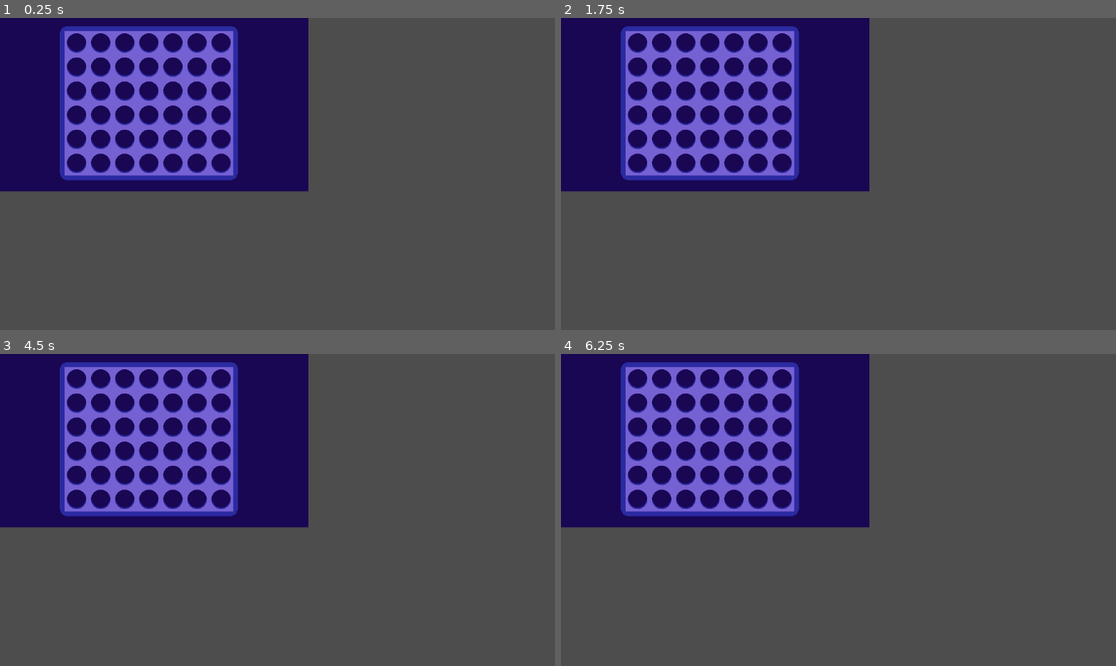
Above: before the commit, frames 1-4 (two rows, left to right).
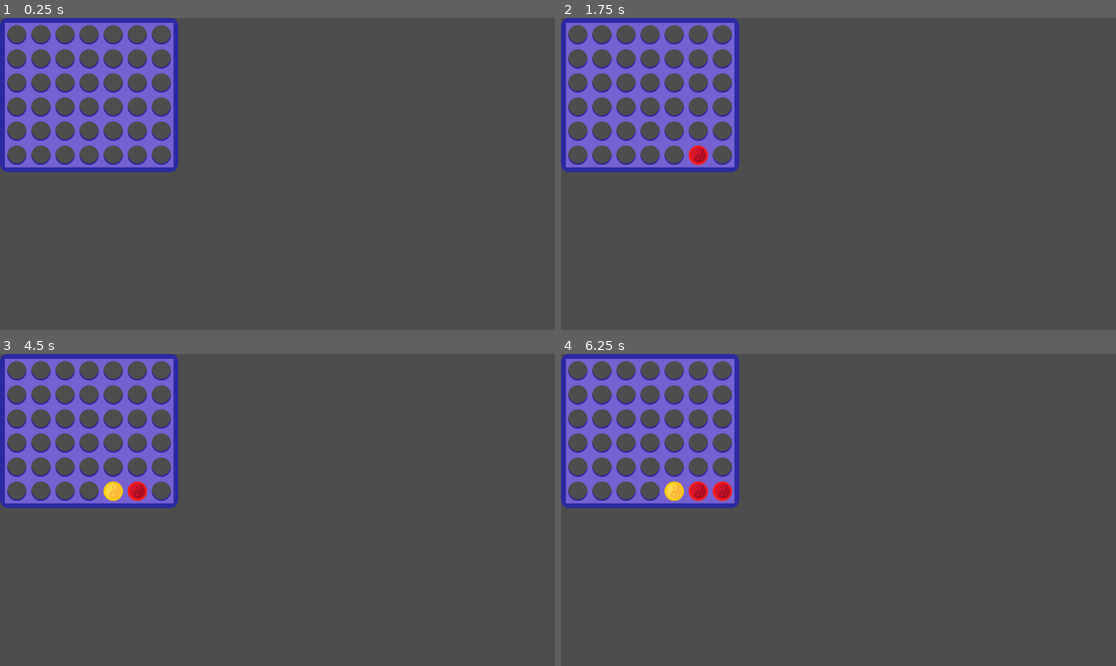
Above: after the commit, the same moments.

Repository: Ouvryyz/P2iGit
Game: Godot game, scene res://Grid/Scenes/Game/Game.tscn
The game is run twice, just before and just after one commit, with the same random seed, the same clock (stepped at 60 frames per second) and the same inputs. This scene is started directly instead of the project's main scene.
Inputs (mouse positions are in pixels of both pictures, inside the frame that each line leads up to):
- Up to frame 1 (0.25 s): no input
- Up to frame 2 (1.75 s): tap Enter at 0.5 s; move the mouse to (960, 158) at 0.52 s; press the mouse at (960, 158) at 0.53 s; hold D (move_right) 0.53-1.28 s; tap Space at 1.25 s; move the mouse to (727, 189) at 1.27 s; release the mouse at (727, 189) at 1.28 s; hold S (move_down) from 1.28 s (still down); tap Shift (Dash) at 1.35 s; click (727, 189) at 1.55 s
- Up to frame 3 (4.5 s): tap Enter at 2, 3.5 s; move the mouse to (333, 441) at 2.02 s; release S (move_down) at 2.03 s; press the mouse at (333, 441) at 2.03 s; hold D (move_right) 2.03-2.78 s; tap Space at 2.75, 4.25 s; move the mouse to (249, 572) at 2.77 s; release the mouse at (249, 572) at 2.78 s; hold W (move_up) 2.78-3.53 s; click (249, 572) at 2.85 s; move the mouse to (444, 556) at 3.52 s; press the mouse at (444, 556) at 3.53 s; hold A (move_left) from 3.53 s (still down); tap Shift (Dash) at 3.6 s; move the mouse to (111, 463) at 4.27 s; release the mouse at (111, 463) at 4.28 s; click (111, 463) at 4.35 s
- Up to frame 4 (6.25 s): move the mouse to (866, 510) at 5.02 s; release A (move_left) at 5.03 s; press the mouse at (866, 510) at 5.03 s; hold S (move_down) 5.03-5.78 s; move the mouse to (755, 432) at 5.77 s; release the mouse at (755, 432) at 5.78 s; hold D (move_right) from 5.78 s (still down); tap Shift (Dash) at 5.85 s; click (755, 432) at 6.05 s

The runs differ from the first frame. In frame 1, 30% of the frame differs, in the area x 0-56%, y 0-56%; in frame 2, 30%; in frame 3, 30%; in frame 4, 30%.
Error before the commit: Invalid access of index '8' on a base object of type: 'Array'. (res://Grid/Scenes/Game/game.gd:28)

Commit message:
Puissance 4 colonne décaler

Diff:
--- a/Grid/Scenes/Game/Game.tscn
+++ b/Grid/Scenes/Game/Game.tscn
@@ -1,25 +1,164 @@
-[gd_scene load_steps=6 format=3 uid="uid://d0bw0krvephcd"]
+[gd_scene load_steps=4 format=3 uid="uid://d0bw0krvephcd"]
 
 [ext_resource type="Script" path="res://Grid/Scenes/Game/game.gd" id="1_8g0fq"]
-[ext_resource type="Texture2D" uid="uid://cgaharimrb3ls" path="res://Grid/Sprites/Fond.webp" id="2_sv5pt"]
-[ext_resource type="Texture2D" uid="uid://eys45rqbtcig" path="res://Grid/Sprites/Grille.png" id="3_pqxpt"]
-[ext_resource type="Script" path="res://Grid/Scenes/Game/Logic.gd" id="4_gwdsm"]
-[ext_resource type="Script" path="res://Grid/Scenes/Game/Token.gd" id="4_uuk25"]
+[ext_resource type="PackedScene" uid="uid://dnuke6tg3cgnv" path="res://Grid/Scenes/Grid/Grid.tscn" id="2_48of4"]
+[ext_resource type="PackedScene" uid="uid://b2c2mja0nco7k" path="res://Grid/Scenes/SpawnCoin/SpawnCoin.tscn" id="3_saq3m"]
 
 [node name="Game" type="Node2D"]
 script = ExtResource("1_8g0fq")
 
-[node name="Fond" type="Sprite2D" parent="."]
-position = Vector2(320, 180)
-texture = ExtResource("2_sv5pt")
+[node name="Grid" parent="." instance=ExtResource("2_48of4")]
 
-[node name="Grid" type="Sprite2D" parent="."]
-texture_filter = 1
-position = Vector2(309, 177)
-texture = ExtResource("3_pqxpt")
-script = ExtResource("4_uuk25")
+[node name="SpawnCoin" parent="." instance=ExtResource("3_saq3m")]
+visible = false
 
-[node name="TokenContainer" type="Node2D" parent="."]
+[node name="Cells" type="Node2D" parent="."]
 
-[node name="Logic" type="Node2D" parent="."]
-script = ExtResource("4_gwdsm")
+[node name="cell_5_6" type="Marker2D" parent="Cells"]
+position = Vector2(335, 284)
+
+[node name="cell_5_5" type="Marker2D" parent="Cells"]
+position = Vector2(285, 284)
+
+[node name="cell_5_4" type="Marker2D" parent="Cells"]
+position = Vector2(235, 284)
+
+[node name="cell_5_3" type="Marker2D" parent="Cells"]
+position = Vector2(185, 284)
+
+[node name="cell_5_2" type="Marker2D" parent="Cells"]
+position = Vector2(135, 284)
+
+[node name="cell_5_1" type="Marker2D" parent="Cells"]
+position = Vector2(85, 284)
+
+[node name="cell_5_0" type="Marker2D" parent="Cells"]
+position = Vector2(35, 285)
+
+[node name="cell_4_6" type="Marker2D" parent="Cells"]
+position = Vector2(335, 234)
+
+[node name="cell_4_5" type="Marker2D" parent="Cells"]
+position = Vector2(285, 234)
+
+[node name="cell_4_4" type="Marker2D" parent="Cells"]
+position = Vector2(235, 234)
+
+[node name="cell_4_3" type="Marker2D" parent="Cells"]
+position = Vector2(185, 234)
+
+[node name="cell_4_2" type="Marker2D" parent="Cells"]
+position = Vector2(135, 234)
+
+[node name="cell_4_1" type="Marker2D" parent="Cells"]
+position = Vector2(85, 234)
+
+[node name="cell_4_0" type="Marker2D" parent="Cells"]
+position = Vector2(35, 235)
+
+[node name="cell_3_6" type="Marker2D" parent="Cells"]
+position = Vector2(335, 184)
+
+[node name="cell_3_5" type="Marker2D" parent="Cells"]
+position = Vector2(285, 184)
+
+[node name="cell_3_4" type="Marker2D" parent="Cells"]
+position = Vector2(235, 184)
+
+[node name="cell_3_3" type="Marker2D" parent="Cells"]
+position = Vector2(185, 184)
+
+[node name="cell_3_2" type="Marker2D" parent="Cells"]
+position = Vector2(135, 184)
+
+[node name="cell_3_1" type="Marker2D" parent="Cells"]
+position = Vector2(85, 184)
+
+[node name="cell_3_0" type="Marker2D" parent="Cells"]
+position = Vector2(35, 185)
+
+[node name="cell_2_6" type="Marker2D" parent="Cells"]
+position = Vector2(335, 136)
+
+[node name="cell_2_5" type="Marker2D" parent="Cells"]
+position = Vector2(285, 135)
+
+[node name="cell_2_4" type="Marker2D" parent="Cells"]
+position = Vector2(235, 135)
+
+[node name="cell_2_3" type="Marker2D" parent="Cells"]
+position = Vector2(185, 134)
+
+[node name="cell_2_2" type="Marker2D" parent="Cells"]
+position = Vector2(135, 135)
+
+[node name="cell_2_1" type="Marker2D" parent="Cells"]
+position = Vector2(85, 135)
+
+[node name="cell_2_0" type="Marker2D" parent="Cells"]
+position = Vector2(35, 135)
+
+[node name="cell_1_6" type="Marker2D" parent="Cells"]
+position = Vector2(335, 85)
+
+[node name="cell_1_5" type="Marker2D" parent="Cells"]
+position = Vector2(285, 85)
+
+[node name="cell_1_4" type="Marker2D" parent="Cells"]
+position = Vector2(235, 85)
+
+[node name="cell_1_3" type="Marker2D" parent="Cells"]
+position = Vector2(185, 85)
+
+[node name="cell_1_2" type="Marker2D" parent="Cells"]
+position = Vector2(135, 85)
+
+[node name="cell_1_1" type="Marker2D" parent="Cells"]
+position = Vector2(85, 85)
+
+[node name="cell_1_0" type="Marker2D" parent="Cells"]
+position = Vector2(35, 86)
+
+[node name="cell_0_6" type="Marker2D" parent="Cells"]
+position = Vector2(335, 35)
+
+[node name="cell_0_5" type="Marker2D" parent="Cells"]
+position = Vector2(285, 35)
+
+[node name="cell_0_4" type="Marker2D" parent="Cells"]
+position = Vector2(235, 35)
+
+[node name="cell_0_3" type="Marker2D" parent="Cells"]
+position = Vector2(185, 35)
+
+[node name="cell_0_2" type="Marker2D" parent="Cells"]
+position = Vector2(135, 35)
+
+[node name="cell_0_1" type="Marker2D" parent="Cells"]
+position = Vector2(85, 35)
+
+[node name="cell_0_0" type="Marker2D" parent="Cells"]
+position = Vector2(35, 35)
+
+[node name="Markers" type="Node2D" parent="."]
+
+[node name="Marker_0" type="Marker2D" parent="Markers"]
+position = Vector2(35, 0)
+
+[node name="Marker_1" type="Marker2D" parent="Markers"]
+position = Vector2(85, 0)
+
+[node name="Marker_2" type="Marker2D" parent="Markers"]
+position = Vector2(135, 0)
+
+[node name="Marker_3" type="Marker2D" parent="Markers"]
+position = Vector2(185, 0)
+
+[node name="Marker_4" type="Marker2D" parent="Markers"]
+position = Vector2(234, 0)
+
+[node name="Marker_5" type="Marker2D" parent="Markers"]
+position = Vector2(285, 0)
+
+[node name="Marker_6" type="Marker2D" parent="Markers"]
+position = Vector2(335, 0)
--- a/Grid/Scenes/Game/Logic.gd
+++ /dev/null
@@ -1,20 +0,0 @@
-extends Node
-
-const ROWS = 6
-const COLUMNS = 7
-
-func check_victory(row, col, player):
-	return check_direction(row, col, player, 1, 0) or  check_direction(row, col, player, 0, 1) or  check_direction(row, col, player, 1, 1) or  check_direction(row, col, player, 1, -1)
-
-func check_direction(row, col, player, dir_x, dir_y):
-	var count = 1
-	for i in [-1, 1]:  # Vérifie dans les deux directions
-		var r = row + dir_y * i
-		var c = col + dir_x * i
-		while r >= 0 and r < ROWS and c >= 0 and c < COLUMNS and get_parent().board[r][c] == player:
-			count += 1
-			if count == 4:
-				return true
-			r += dir_y * i
-			c += dir_x * i
-	return false
--- a/Grid/Scenes/Game/Token.gd
+++ /dev/null
@@ -1,5 +0,0 @@
-extends Sprite2D
-
-func drop(target_position):
-	var tween = get_tree().create_tween()
-	tween.tween_property(self, "position", target_position, 0.5).set_trans(Tween.TRANS_BOUNCE)
--- a/Grid/Scenes/Game/game.gd
+++ b/Grid/Scenes/Game/game.gd
@@ -1,40 +1,125 @@
 extends Node2D
 
-@export var red_token_scene: PackedScene
-@export var yellow_token_scene: PackedScene
+# Dimensions du plateau (modifiable)
+const COLS = 7
+const ROWS = 6
 
-const ROWS = 6
-const COLUMNS = 7
+# Plateau interne : 0 = vide, 1 = pièce rouge, 2 = pièce jaune
 var board = []
 var current_player = 1
 
+# Compteur de victoires pour chaque joueur
+var win_count = {1: 0, 2: 0}
+
+# Références aux nœuds (vérifiez que les chemins correspondent à votre scène)
+@onready var spawnCoin = $SpawnCoin    # Node contenant les fonctions de spawn (redspawn/yellowspawn)
+@onready var grid = $Grid              # Node de la grille (pour la position et dimensions)
+@onready var cells = $Cells            # Node regroupant tous les Marker2D
+
+# Dictionnaire qui associe "row_col" à la position globale de chaque cellule (Marker2D)
+var cell_markers = {}
+
 func _ready():
-	reset_board()
+	# Initialisation du plateau de jeu (board) avec des zéros
+	for r in range(ROWS):
+		board.append([])
+		for c in range(COLS):
+			board[r].append(0)
 
-func reset_board():
-	board = []
-	for row in range(ROWS):
-		board.append([])
-		for col in range(COLUMNS):
-			board[row].append(0)
+	# Remplissage du dictionnaire cell_markers
+	# On suppose que chaque Marker2D est nommé "cell_<row>_<col>"
+	for marker in cells.get_children():
+		var parts = marker.name.split("_")
+		if parts.size() >= 3:
+			var row = int(parts[1])
+			var col = int(parts[2])
+			cell_markers["%d_%d" % [row, col]] = marker.global_position
 
 func _input(event):
-	if event is InputEventMouseButton and event.pressed:
-		var column = int(event.position.x / 100)
-		place_token(column)
+	# Détecte un clic gauche et détermine la colonne correspondante
+	if event.is_action_pressed("Use"):
+		var col = get_column_from_click(event.position)
+		if col != null:
+			drop_coin_in_column(col)
 
-func place_token(column):
-	for row in range(ROWS - 1, -1, -1):
-		if board[row][column] == 0:
-			board[row][column] = current_player
-			spawn_token(column, row, current_player)
-			if $Logic.check_victory(row, column, current_player):
-				print("Joueur " + str(current_player) + " gagne !")
-			current_player = 3 - current_player
-			return
+# Calcule la colonne à partir de la position du clic.
+# On ajoute cell_width/2 pour ajuster le décalage si les markers sont centrés.
+func get_column_from_click(click_pos: Vector2) -> Variant:
+	var cell_width = 64.0  # Ajustez selon la largeur réelle de vos cellules en pixel art
+	var col = int((click_pos.x - grid.global_position.x + cell_width / 2) / cell_width)
+	if col < 0 or col >= COLS:
+		return null
+	return col
 
-func spawn_token(column, row, player):
-	var token = red_token_scene.instantiate() if player == 1 else yellow_token_scene.instantiate()
-	token.position = Vector2(column * 100 + 50, -50)  # Commence en haut de l'écran
-	token.drop(Vector2(column * 100 + 50, row * 100 + 50))  # Anime la descente
-	$TokenContainer.add_child(token)
+# Dépose une pièce dans la colonne indiquée
+func drop_coin_in_column(col: int):
+	# Recherche la première case vide dans la colonne (en partant du bas)
+	var row = -1
+	for r in range(ROWS - 1, -1, -1):
+		if board[r][col] == 0:
+			row = r
+			break
+
+	if row == -1:
+		print("Colonne pleine")
+		return
+
+	# Met à jour le plateau de jeu
+	board[row][col] = current_player
+
+	# Récupère la position du Marker2D correspondant à la cellule (row, col)
+	var marker_key = "%d_%d" % [row, col]
+	if marker_key in cell_markers:
+		var spawn_pos = cell_markers[marker_key]
+		# Selon le joueur, on spawn la pièce rouge ou jaune
+		if current_player == 1:
+			spawnCoin.redspawn(spawn_pos)
+		else:
+			spawnCoin.yellowspawn(spawn_pos)
+	else:
+		print("Aucun marker pour la cellule ", row, col)
+
+	# Vérifie la victoire
+	if check_win(row, col):
+		win_count[current_player] += 1
+		print("Le joueur ", current_player, " gagne !")
+		print("Score: Joueur 1:", win_count[1], " Joueur 2:", win_count[2])
+		# Vous pouvez ici réinitialiser la partie ou désactiver les entrées
+	else:
+		# Change le joueur
+		current_player = 2 if current_player == 1 else 1
+
+# Vérifie si le joueur a aligné 4 pièces (horizontal, vertical et diagonales)
+func check_win(row: int, col: int) -> bool:
+	var player = board[row][col]
+	var directions = [
+		Vector2(1, 0),   # horizontal
+		Vector2(0, 1),   # vertical
+		Vector2(1, 1),   # diagonale bas-droite
+		Vector2(1, -1)   # diagonale haut-droite
+	]
+
+	for dir in directions:
+		var count = 1
+		# Comptage dans la direction positive
+		count += count_in_direction(row, col, int(dir.y), int(dir.x), player)
+		# Comptage dans la direction opposée
+		count += count_in_direction(row, col, -int(dir.y), -int(dir.x), player)
+		if count >= 4:
+			return true
+	return false
+
+# Compte le nombre de pièces consécutives dans une direction donnée
+func count_in_direction(row: int, col: int, dy: int, dx: int, player: int) -> int:
+	var count = 0
+	var r = row + dy
+	var c = col + dx
+	while r >= 0 and r < ROWS and c >= 0 and c < COLS and board[r][c] == player:
+		count += 1
+		r += dy
+		c += dx
+	return count
+
+# Fonction d'accès pour obtenir le nombre de victoires d'un joueur
+func get_win_count(player: int) -> int:
+	return win_count[player]
--- a/Grid/Scenes/Grid/Grid.tscn
+++ b/Grid/Scenes/Grid/Grid.tscn
@@ -2,7 +2,9 @@
 
 [ext_resource type="Script" path="res://Grid/Scenes/Grid/grid.gd" id="1_p5lf1"]
 [ext_resource type="Texture2D" uid="uid://eys45rqbtcig" path="res://Grid/Sprites/Grille.png" id="2_2nxgq"]
-[ext_resource type="PackedScene" uid="uid://bp7n8i7fmeact" path="res://Grid/Scenes/YellowCoin/YellowCoin.tscn" id="3_4icps"]
+
+[sub_resource type="PhysicsMaterial" id="PhysicsMaterial_sa3fq"]
+bounce = 0.15
 
 [sub_resource type="RectangleShape2D" id="RectangleShape2D_bffie"]
 size = Vector2(367, 20)
@@ -30,7 +32,10 @@
 position = Vector2(185, 160)
 texture = ExtResource("2_2nxgq")
 
-[node name="Border" type="Area2D" parent="."]
+[node name="Border" type="StaticBody2D" parent="."]
+physics_interpolation_mode = 2
+collision_mask = 3
+physics_material_override = SubResource("PhysicsMaterial_sa3fq")
 
 [node name="Border_down" type="CollisionShape2D" parent="Border"]
 position = Vector2(183.5, 315)
@@ -67,6 +72,3 @@
 [node name="Border8" type="CollisionShape2D" parent="Border"]
 position = Vector2(362, 158)
 shape = SubResource("RectangleShape2D_nd8kd")
-
-[node name="YellowCoin" parent="." instance=ExtResource("3_4icps")]
-position = Vector2(35, 285)
--- /dev/null
+++ b/Grid/Scenes/Redcoin/RedCoin.tscn
@@ -0,0 +1,23 @@
+[gd_scene load_steps=4 format=3 uid="uid://brlpsvudnkbib"]
+
+[ext_resource type="Texture2D" uid="uid://cfecdgvjfgl3x" path="res://Grid/Scenes/Redcoin/Sprites/RedCoin.png" id="1_o6eqq"]
+
+[sub_resource type="PhysicsMaterial" id="PhysicsMaterial_ql53m"]
+bounce = 0.15
+
+[sub_resource type="CapsuleShape2D" id="CapsuleShape2D_kykrw"]
+radius = 20.0
+height = 50.0
+
+[node name="RedCoin" type="RigidBody2D"]
+collision_layer = 2
+collision_mask = 3
+physics_material_override = SubResource("PhysicsMaterial_ql53m")
+
+[node name="RedCoin" type="Sprite2D" parent="."]
+texture_filter = 1
+texture = ExtResource("1_o6eqq")
+
+[node name="CollisionShape2D" type="CollisionShape2D" parent="."]
+position = Vector2(0, -5)
+shape = SubResource("CapsuleShape2D_kykrw")
--- /dev/null
+++ b/Grid/Scenes/SpawnCoin/SpawnCoin.tscn
@@ -0,0 +1,9 @@
+[gd_scene load_steps=3 format=3 uid="uid://b2c2mja0nco7k"]
+
+[ext_resource type="Script" path="res://Grid/Scenes/SpawnCoin/spawn_coin.gd" id="1_sebmh"]
+[ext_resource type="PackedScene" uid="uid://bp7n8i7fmeact" path="res://Grid/Scenes/YellowCoin/YellowCoin.tscn" id="2_pp4sq"]
+
+[node name="SpawnCoin" type="Node2D"]
+script = ExtResource("1_sebmh")
+
+[node name="YellowCoin" parent="." instance=ExtResource("2_pp4sq")]
--- /dev/null
+++ b/Grid/Scenes/SpawnCoin/spawn_coin.gd
@@ -0,0 +1,15 @@
+extends Node2D
+
+var Yellowcoin_scene = preload("res://Grid/Scenes/YellowCoin/YellowCoin.tscn")
+var Redcoin_scene = preload("res://Grid/Scenes/RedCoin/RedCoin.tscn")
+
+
+func yellowspawn(spawn_pos: Vector2):
+	var coin_instance = Yellowcoin_scene.instantiate()  # Instancie la pièce jaune
+	coin_instance.global_position = spawn_pos             # Positionne la pièce à l'endroit souhaité
+	get_tree().current_scene.add_child(coin_instance)       # Ajoute la pièce à la scène actuelle
+
+func redspawn(spawn_pos: Vector2):
+	var coin_instance = Redcoin_scene.instantiate()       # Instancie la pièce rouge
+	coin_instance.global_position = spawn_pos             # Positionne la pièce à l'endroit souhaité
+	get_tree().current_scene.add_child(coin_instance)       # Ajoute la pièce à la scène actuelle
--- a/Grid/Scenes/YellowCoin/Scripts/yellow_coin.gd
+++ /dev/null
@@ -1,39 +0,0 @@
-extends RigidBody2D
-
-@export var gravity: float = 980.0  # Gravité appliquée à la pièce
-@export var use_button: Button  # Référence au contrôle "Use"
-@export var spawn_position: Vector2 = Vector2(200, 100)  # Position initiale de la pièce
-
-var is_active: bool = false
-
-func _ready():
-	# Assurer que la pièce est bien cachée au début
-	visible = false
-	freeze = true
-	contact_monitor = true
-	max_contacts_reported = 1
-
-	# Connecter le bouton "Use" à la fonction de spawn
-	if use_button:
-		use_button.pressed.connect(_on_use_pressed)
-
-func _on_use_pressed():
-	print("Bouton 'Use' pressé ! Spawn de la pièce.")
-	_spawn_coin(spawn_position)
-
-func _physics_process(delta):
-	if is_active:
-		# Appliquer la gravité pour faire tomber la pièce
-		apply_central_force(Vector2(0, gravity * delta))
-
-func _spawn_coin(position: Vector2):
-	if not is_active:
-		global_position = position
-		visible = true
-		freeze = false
-		is_active = true
-
-func _on_body_entered(_body):
-	print("Collision détectée ! Pièce arrêtée.")
-	freeze = true
-	is_active = false
--- a/Grid/Scenes/YellowCoin/YellowCoin.tscn
+++ b/Grid/Scenes/YellowCoin/YellowCoin.tscn
@@ -1,17 +1,25 @@
 [gd_scene load_steps=4 format=3 uid="uid://bp7n8i7fmeact"]
 
-[ext_resource type="Script" path="res://Grid/Scenes/YellowCoin/Scripts/yellow_coin.gd" id="1_kqfus"]
 [ext_resource type="Texture2D" uid="uid://jda8r7m0kv57" path="res://Grid/Scenes/YellowCoin/Sprites/yellowCoin.png" id="2_b7dqp"]
 
-[sub_resource type="CircleShape2D" id="CircleShape2D_5qxgw"]
+[sub_resource type="PhysicsMaterial" id="PhysicsMaterial_aei6y"]
+bounce = 0.15
+
+[sub_resource type="CapsuleShape2D" id="CapsuleShape2D_r2yb0"]
 radius = 20.0
+height = 50.0
 
 [node name="YellowCoin" type="RigidBody2D"]
-script = ExtResource("1_kqfus")
+collision_layer = 2
+collision_mask = 3
+physics_material_override = SubResource("PhysicsMaterial_aei6y")
 
 [node name="Sprite2D" type="Sprite2D" parent="."]
 texture_filter = 1
 texture = ExtResource("2_b7dqp")
 
 [node name="CollisionShape2D" type="CollisionShape2D" parent="."]
-shape = SubResource("CircleShape2D_5qxgw")
+position = Vector2(0, -5)
+shape = SubResource("CapsuleShape2D_r2yb0")
+
+[connection signal="body_entered" from="." to="." method="_on_body_entered"]
--- a/project.godot
+++ b/project.godot
@@ -55,3 +55,4 @@
 [layer_names]
 
 2d_physics/layer_1="Border"
+2d_physics/layer_2="Coin"
Renamed: Grid/Sprites/RedCoin.png -> Grid/Scenes/Redcoin/Sprites/RedCoin.png
Not shown, changed: Grid/Scenes/Redcoin/Sprites/RedCoin.png.import
